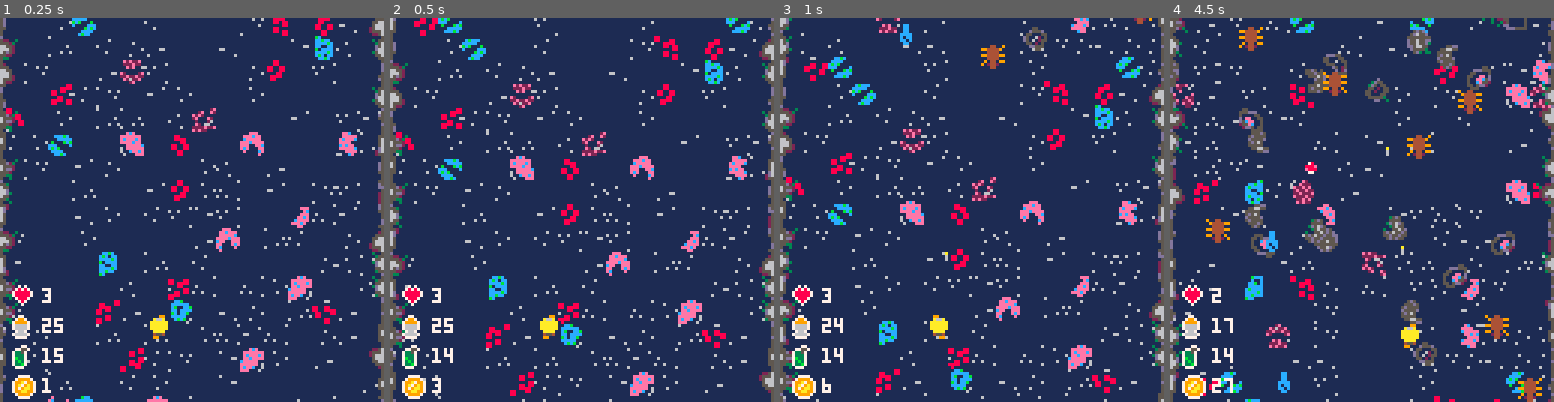
Above: before the commit, frames 1-4 (left to right).
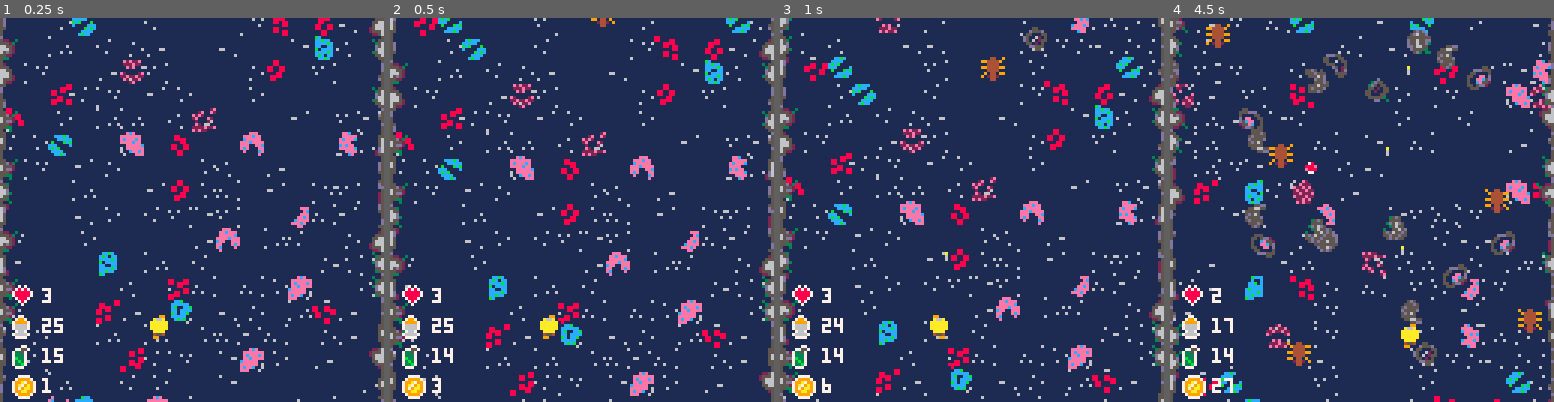
Above: after the commit, the same moments.

Repository: Mister-Oatbread/pico8_drg_game
Game: PICO-8 cartridge drg.p8
Two runs of this game, one before a commit and one after it. Both use one fixed random seed, a clock stepped at 60 frames per second and the inputs below.
Inputs:
- Up to frame 1 (0.25 s): no input
- Up to frame 2 (0.5 s): tap X (X key) at 0.33 s
- Up to frame 3 (1 s): tap O (Z key) at 0.7 s
- Up to frame 4 (4.5 s): tap X (X key) at 1.07, 1.85, 2.97, 4.08 s; hold Right 1.6-2.1 s; tap O (Z key) every 0.4 s from 1.7 to 4.1 s; hold Up 2.15-2.42 s; hold Right 2.47-3.03 s; hold Left 3.08-3.58 s; hold Down 3.63-3.97 s; hold Right from 4.02 s (still down)

Frame 1 is identical in both runs. In frame 2, less than 0.1% of the frame differs, in the area x 52-59%, y 0-3%; in frame 3, 0.5%; in frame 4, 3.2%, in the area x 9-97%, y 0-100%.

Commit message:
added difficulty setting and increasing spawn rates

Diff:
--- a/creatures.lua
+++ b/creatures.lua
@@ -46,6 +46,7 @@
         if (health <= 0) then
             alive = false;
             give_ammo(.2);
+            no_lootbugs_killed = false;
         end
     end
     function draw()
@@ -106,6 +107,7 @@
         health -= damage_received;
         if (health <= 0) then
             alive = false;
+            no_cave_angels_killed = false;
         end
     end
     function draw()
@@ -194,12 +196,12 @@
     local x_coord = flr(rnd(120))+101;
     local y_coord = 81;
     local decision = rnd();
-    if decision < .7 then
+    if decision < creature_spawn_probs[1] then
+        creature = loot_bug(x_coord, y_coord);
+    elseif decision < creature_spawn_probs[2] then
+        creature = cave_angel(x_coord, y_coord);
+    else
         creature = grunt(x_coord, y_coord);
-    elseif decision < .9 then
-        creature = loot_bug(x_coord, y_coord);
-    else
-        creature = cave_angel(x_coord, y_coord);
     end
     add(creatures, creature);
 end
@@ -235,7 +237,7 @@
         end
     end
 
-    if rnd()<.06 then
+    if rnd() < creature_spawn_rate then
         spawn_creature();
     end
 end
--- a/game.lua
+++ b/game.lua
@@ -4,15 +4,117 @@
 function initialize_game()
     damaged_sprite_duration = 4;
     game_time = 0;
+
+    no_lootbugs_killed = true;
+    no_cave_angels_killed = true;
+    no_driller_drilled = true;
+
+    difficulty = 2;
+    if difficulty == 1 then
+        obstacle_spawn_rate = .04;
+        resource_spawn_rate = .05;
+
+        creature_spawn_rate = .06;
+        creature_spawn_ratios = {
+            1, -- loot bug
+            0, -- cave angel
+            1, -- grunt
+        };
+        resource_spawn_ratios = {
+            1, -- red_sugar
+            0, -- nitra
+            1, -- gold
+        };
+    elseif difficulty == 2 then
+        obstacle_spawn_rate = .2;
+        resource_spawn_rate = .01;
+
+        creature_spawn_rate = .06;
+        creature_spawn_ratios = {
+            2, -- loot bug
+            1, -- cave angel
+            10, -- grunt
+        };
+        resource_spawn_ratios = {
+            1, -- red_sugar
+            1, -- nitra
+            1, -- gold
+        };
+    end
+
+    obstacle_spawn_ratios = {
+        15, -- small
+        1, -- big
+    };
+    creature_spawn_probs = get_cum_probs(creature_spawn_ratios);
+    obstacle_spawn_probs = get_cum_probs(obstacle_spawn_ratios);
+    resource_spawn_probs = get_cum_probs(resource_spawn_ratios);
 end
 
 function update_game()
     game_time += 1;
     if game_time%5==0 then player.points += 1 end;
+    if difficulty == 1 then
+        if game_time%800==799 then creature_spawn_rate+=.01 end;
+        if game_time%850==849 then obstacle_spawn_rate+=.01 end;
+        player.fuel = player.max_fuel;
+        player.ammo = player.max_ammo;
 
+    elseif difficulty == 2 then
+        if game_time%200==199 then creature_spawn_rate+=.01 end;
+        if game_time%250==249 then obstacle_spawn_rate+=.01 end;
+
+        -- increase grunt spawn rate
+        if game_time%600==599 then
+            creature_spawn_ratios[3]+=1;
+            creature_spawn_probs = get_cum_probs(creature_spawn_ratios);
+        end
+    end
     if player.health <= 0 then
-        print("game over!", 150, 150, 7);
-        print("score "..player.points, 150, 160, 7);
-        stop("", 150, 150, 8);
+        display_death_screen();
     end
 end
+
+-- post game summary
+function display_death_screen()
+    rectfill(120,120,208,208,1);
+    print("game over!", 150, 125, 7);
+    print("score: "..player.points);
+    print("awards:", 121,140,7);
+    print("",126,140,7);
+    if no_lootbugs_killed then
+        print("no lootbugs killed");
+    end
+    if no_cave_angels_killed then
+        print("no cave angels killed");
+    end
+    if no_driller_drilled then
+        print("you spared");
+        print("the drillers");
+    end
+    stop("", 150, 150, 8);
+end
+
+-- this function takes a table of ratios for spawns and calculates
+-- the corresponding cumulative probabilities for them.
+function get_cum_probs(ratios)
+    local sum = 0;
+    local probs = {};
+    for ratio in all(ratios) do
+        add(probs, ratio);
+        sum+=ratio;
+    end
+
+    -- calculate separate probabilities
+    for i=1,#probs do
+        probs[i] = probs[i]/sum;
+    end
+
+    -- calculate cumulative probability by summing over all probabilities that
+    -- came before
+    for i=2,#probs do
+        probs[i] += probs[i-1];
+    end
+
+    return probs;
+end
--- a/obstacles.lua
+++ b/obstacles.lua
@@ -7,7 +7,7 @@
     local sprite_list;
     local health;
     local size;
-    if (rnd(1) < .95) then
+    if (rnd(1) < obstacle_spawn_probs[1]) then
         sprite_list = obstacle_sprites_small;
         health = obstacle_health.small;
         size = obstacle_size.small;
@@ -40,7 +40,6 @@
     obstacle_sprites_chonker = {77};
     obstacle_health = {small=30,big=90,chonker=4000};
     obstacle_size = {small=1,big=2,chonker=2};
-    obstacle_spawn_chance = .2;
     drilled_ground_sprite = 183;
 end
 
@@ -56,7 +55,7 @@
             i+=1;
         end
     end
-    if (rnd(1) < obstacle_spawn_chance) then
+    if (rnd(1) < obstacle_spawn_rate) then
         local x_coord = flr(rnd(120))+101;
         add(obstacles, _produce_obstacle_entity(x_coord,81));
     end
--- a/resources.lua
+++ b/resources.lua
@@ -5,19 +5,19 @@
 -- produce one of the three entities randomly
 function _produce_resource_entity(x_coord,y_coord)
     local sprite_list;
-    local decision = rnd(3);
+    local decision = rnd(1);
     local sprite,  x_flip, y_flip, hitbox;
-    if (decision <.00001) then
+    if (decision <.0001) then
         -- yes, this is an easter egg ;D
         sprite=player_sprites.idle.standing;
         hitbox=driller_resource_hitbox;
         x_flip=false;
         y_flip=true;
     else
-        if (decision<1) then
+        if (decision<resource_spawn_probs[1]) then
             sprite_list=red_sugar_sprites;
             hitbox=red_sugar_hitbox;
-        elseif(decision<2) then
+        elseif(decision<resource_spawn_probs[2]) then
             sprite_list=nitra_sprites;
             hitbox=nitra_hitbox;
         else
@@ -45,7 +45,6 @@
     red_sugar_sprites = {64,80,96,112};
     nitra_sprites = {65,81,97,113};
     gold_sprites = {66,82,98,114};
-    resource_spawn_chance = .01;
     red_sugar_hitbox = {x={3,6},y={3,6}};
     nitra_hitbox = {x={1,8},y={1,8}};
     gold_hitbox = {x={1,8},y={1,8}};
@@ -63,7 +62,7 @@
             i+=1;
         end
     end
-    if (rnd(1) < resource_spawn_chance) then
+    if (rnd(1) < resource_spawn_rate) then
         local x_coord = flr(rnd(120))+101;
         add(resources, _produce_resource_entity(x_coord,81));
     end
@@ -97,6 +96,7 @@
                 end
                 if resources[i].sprite == player_sprites.idle.standing then
                     give_ammo(1);
+                    no_driller_drilled = false;
                 end
 
                 deli(resources,i);
